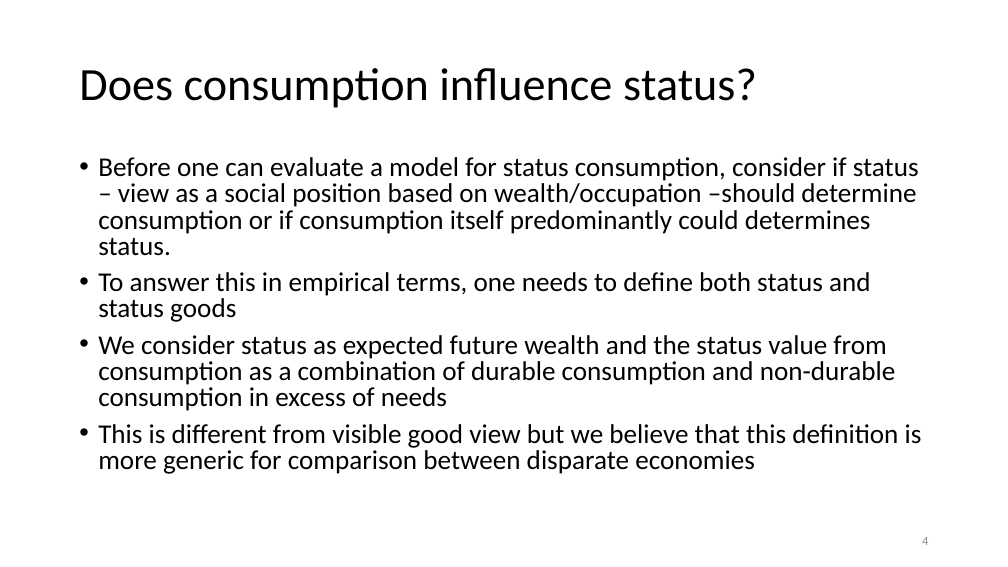
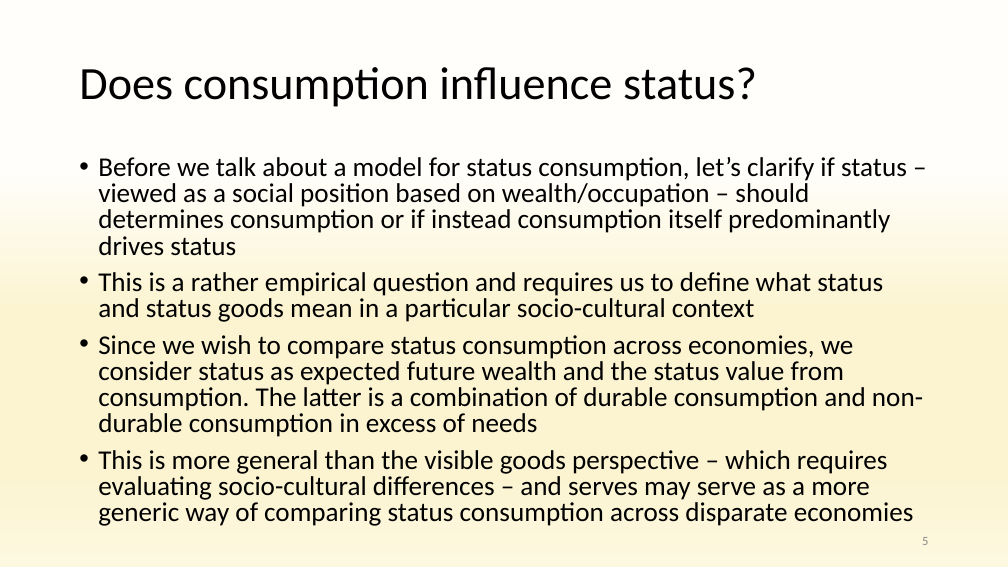
Before and after one commit to anuragr81/research, a slide deck: slide 5 of consumption/presentationOct2021.pptx (slide 4 before the commit). Drawn at 1008x567 pixels with LibreOffice and Linux fonts; fonts in the diff are those of the drawing; background and template pictures are left out. Boxes give left, top, right and bottom in pixels: in the first picture for what was removed or moved away, otherwise in the second. Text is boxed around its words. In the diff, an @@ line names an element or a change of style, - is before the commit and + after.

```diff
--- a/consumption/presentationOct2021.pptx
+++ b/consumption/presentationOct2021.pptx
@@ background #FFFFFF to gradient #FFFEFA to #FCF4D1 to #FDF8E0 @@
@@ text at box(98, 157, 923, 526): text changed @@
-• Before one can evaluate a model for status consumption, consider if status – view as a social position based on wealth/occupation –should determine consumption or if consumption itself predominantly could determines status.
-• To answer this in empirical terms, one needs to define both status and status goods
-• We consider status as expected future wealth and the status value from consumption as a combination of durable consumption and non-durable consumption in excess of needs
-• This is different from visible good view but we believe that this definition is more generic for comparison between disparate economies
+• Before we talk about a model for status consumption, let’s clarify if status – viewed as a social position based on wealth/occupation – should determines consumption or if instead consumption itself predominantly drives status
+• This is a rather empirical question and requires us to define what status and status goods mean in a particular socio-cultural context
+• Since we wish to compare status consumption across economies, we consider status as expected future wealth and the status value from consumption. The latter is a combination of durable consumption and non-durable consumption in excess of needs
+• This is more general than the visible goods perspective – which requires evaluating socio-cultural differences – and serves may serve as a more generic way of comparing status consumption across disparate economies
@@ page number at box(922, 537, 928, 545): text changed @@
-4
+5
```
Also in this commit, not shown: 19 other slides changed, 4 slides added, 5 other files.
